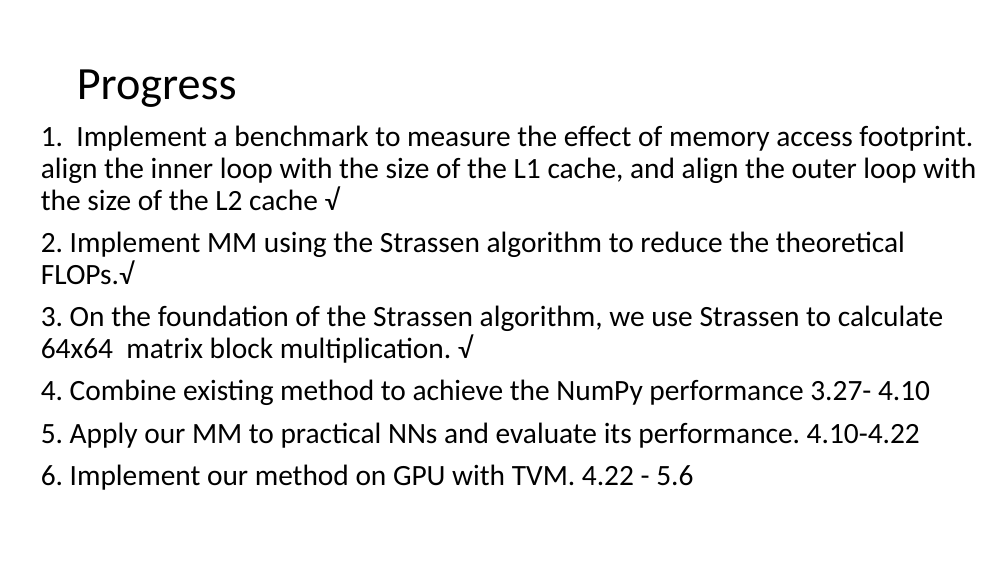
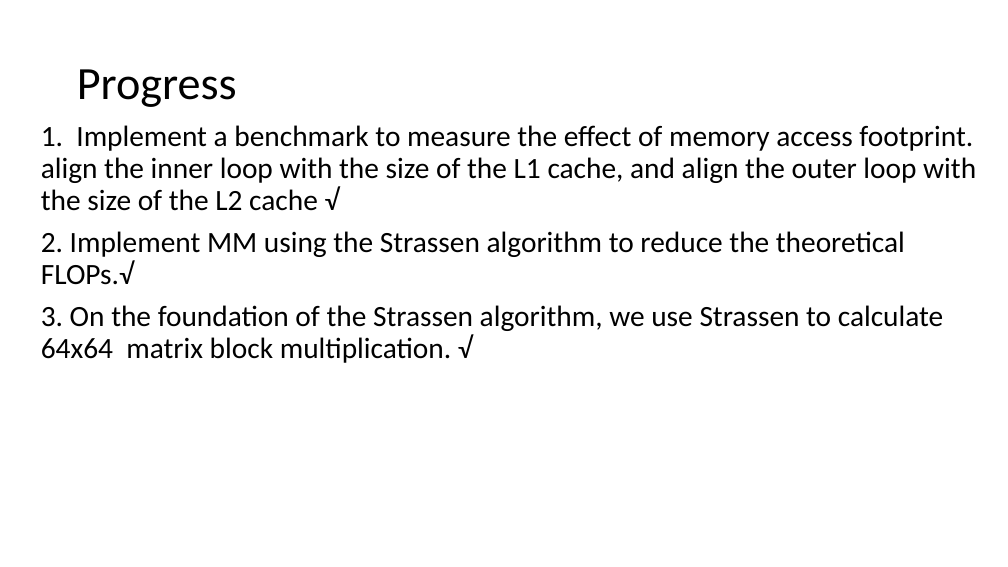
Before and after one commit to LukeLIN-web/CS345, a slide deck: slide 15 of project/midterm.pptx. Drawn at 1008x567 pixels with LibreOffice and Linux fonts; fonts in the diff are those of the drawing. Boxes give left, top, right and bottom in pixels: in the first picture for what was removed or moved away, otherwise in the second. Text is boxed around its words. In the diff, an @@ line names an element or a change of style, - is before the commit and + after.

```diff
--- a/project/midterm.pptx
+++ b/project/midterm.pptx
@@ text at [41, 379, 930, 490]: paragraphs removed @@
-4. Combine existing method to achieve the NumPy performance 3.27- 4.10
-5. Apply our MM to practical NNs and evaluate its performance. 4.10-4.22
-6. Implement our method on GPU with TVM. 4.22 - 5.6
```
Also in this commit, not shown: 7 other slides changed, 6 other files.
